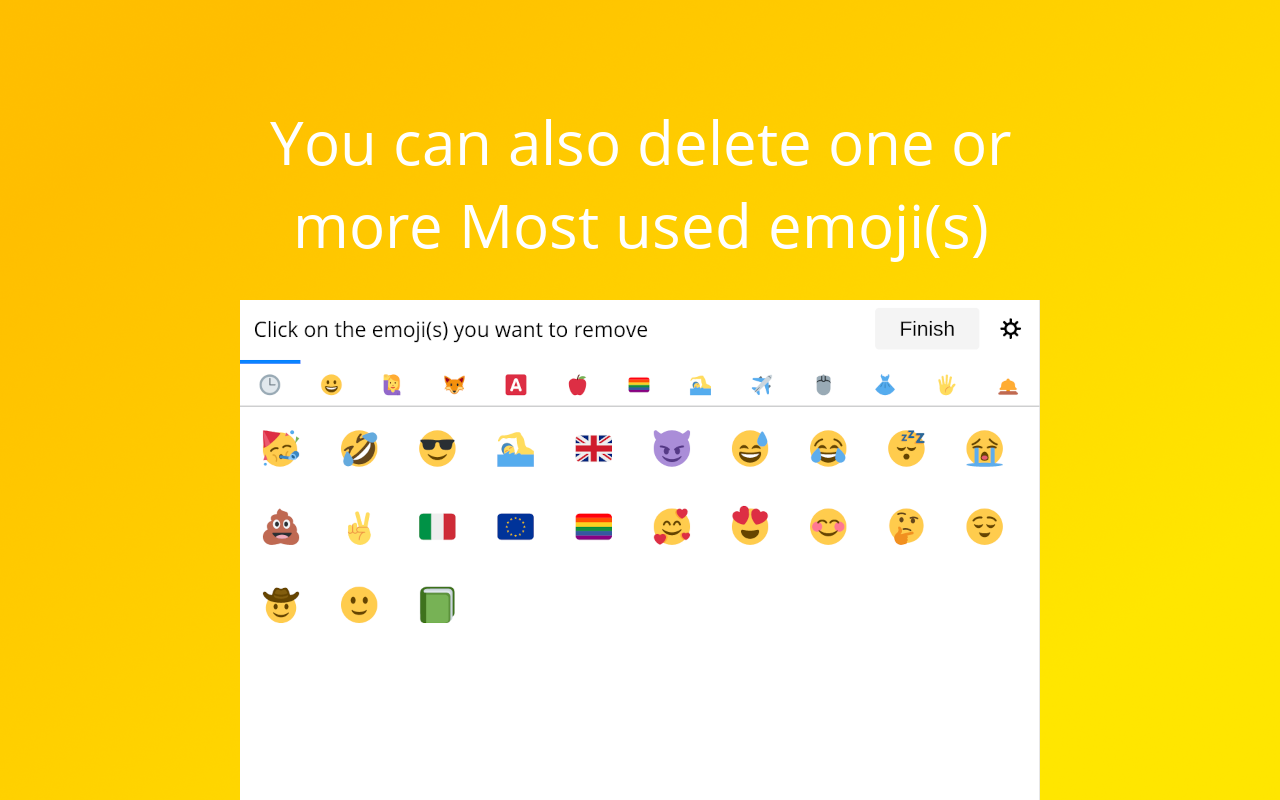
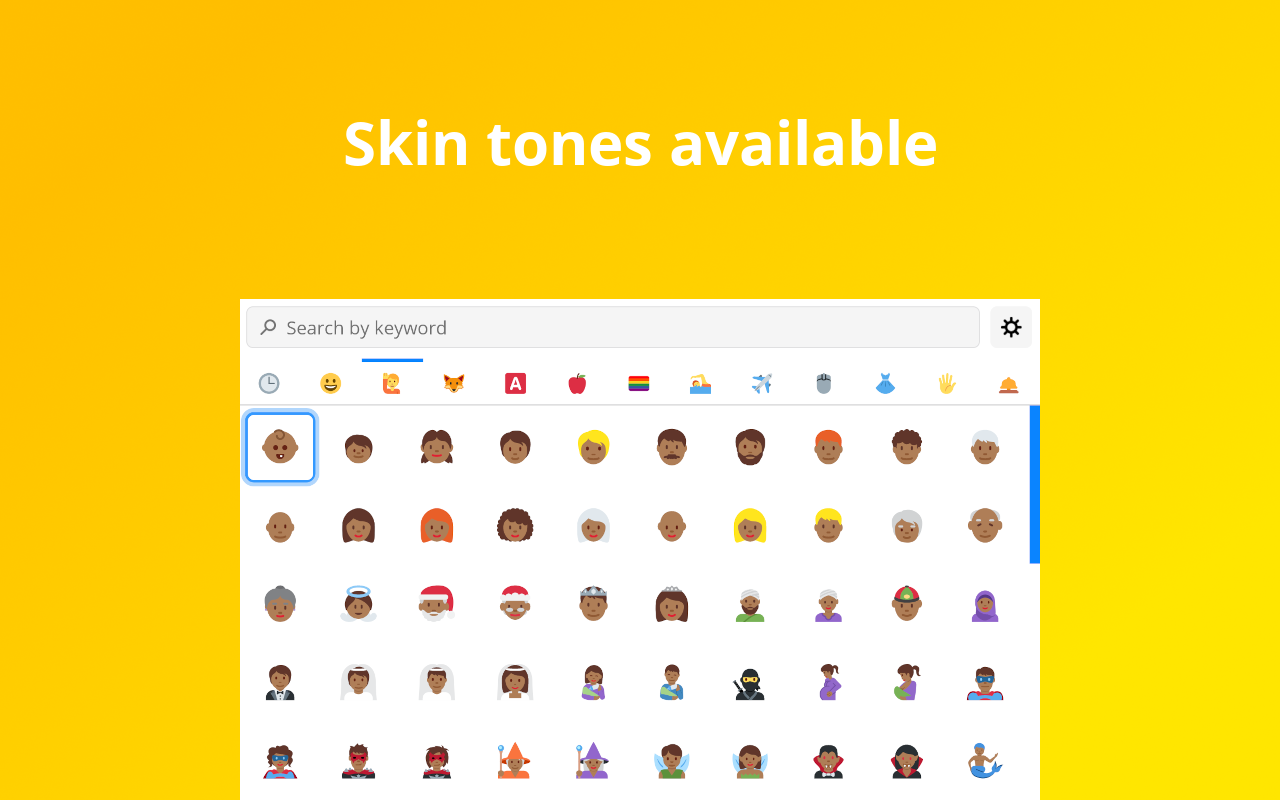
Layered file, before and after one edit (1280px x 800px). Changes by layer:
painted on "Text" over [270, 119, 1011, 262]
renamed "Screenshot from 2020-09-22 22-52-48@2x.png" to "Pasted Layer", painted on it over [240, 299, 1040, 800]
